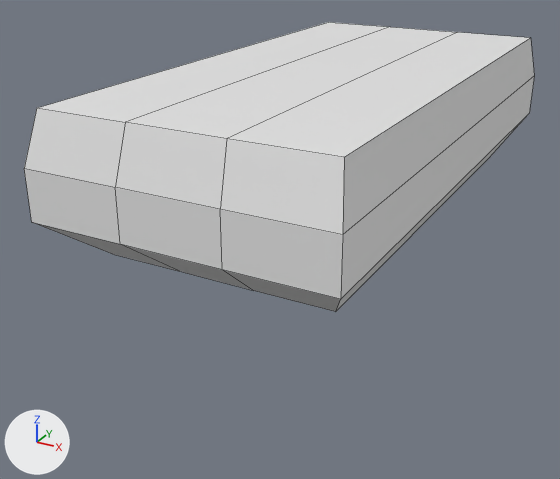
The FBX model Assets/Mesh/Shrub02.fbx as it was, and as the next commit left it.
Camera for both pictures: a camera (50 mm lens) standing at (1.16, -2.5, 1.04) and looking at (-0.14, -0.14, -0.14). The axes (+X, +Y, +Z) are drawn at lower left. The lights are the same throughout. Mesh edges are drawn as thin lines.

Names of what the first picture shows: 'Shrub02'.
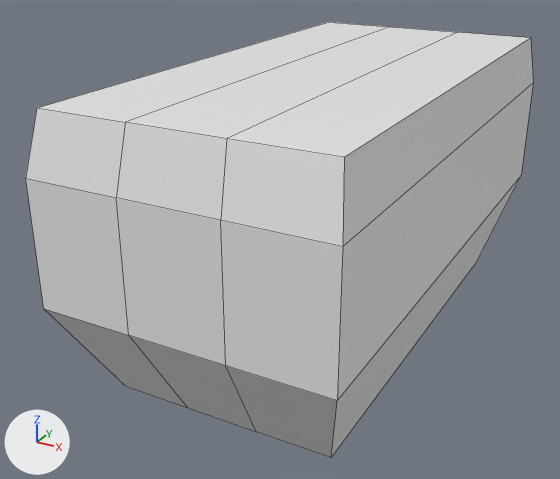
Where the change shows, as pixel boxes [x1, y1, x2, y2] in the pictures (560 x 479 px; the box of a moved part takes in the faces that stretch with it):
'Shrub02', reshaped (50% taller)
    before: [24, 22, 534, 312]
    after: [26, 22, 533, 458]
part 1 of me_cube_033, moved or reshaped
    before: [35, 117, 526, 312]
    after: [44, 176, 521, 458]
part 2 of me_cube_033, moved or reshaped
    before: [24, 45, 534, 299]
    after: [26, 45, 533, 401]

The edits, one by one:
me_cube_033 has 32 vertices, 30 faces and spans x -0.5..0.5, y -1.0..1.0, z 0.0..0.5.
me_cube_033 is used by ob_shrub02; location (0.0, 0.0, 0.0).
me_cube_033 part 1: all 8 vertices in x -0.5..0.5, y -1.0..1.0, z 0.17 are moved by (0.0, 0.0, -0.29).
me_cube_033 part 2: all 8 vertices in x -0.5..0.5, y -1.0..1.0, z 0.33 are moved by (0.0, 0.0, -0.03).
